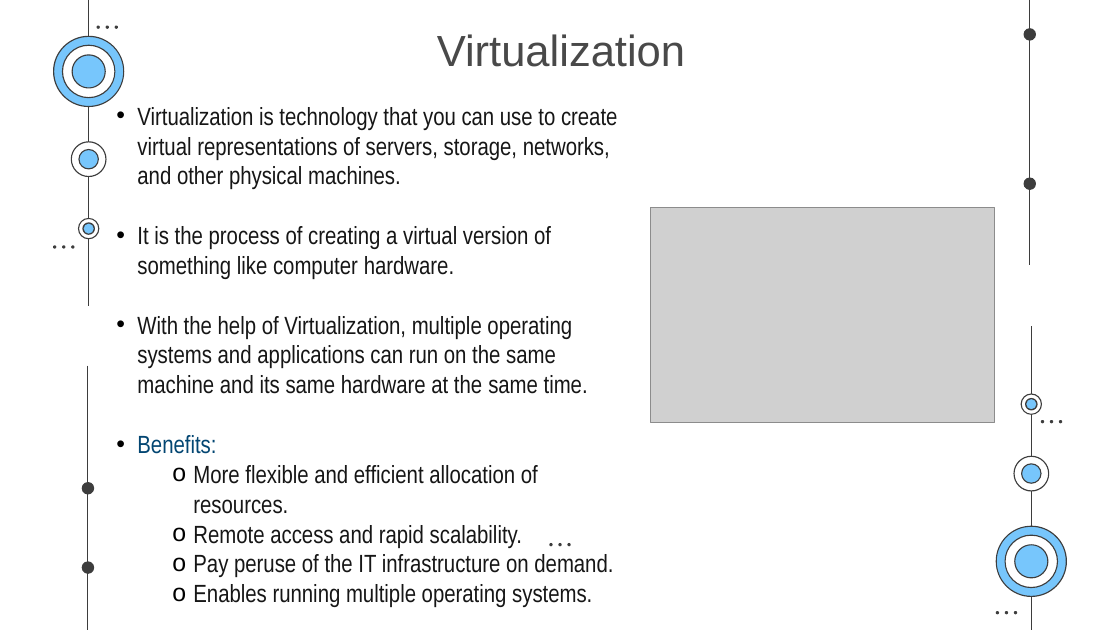
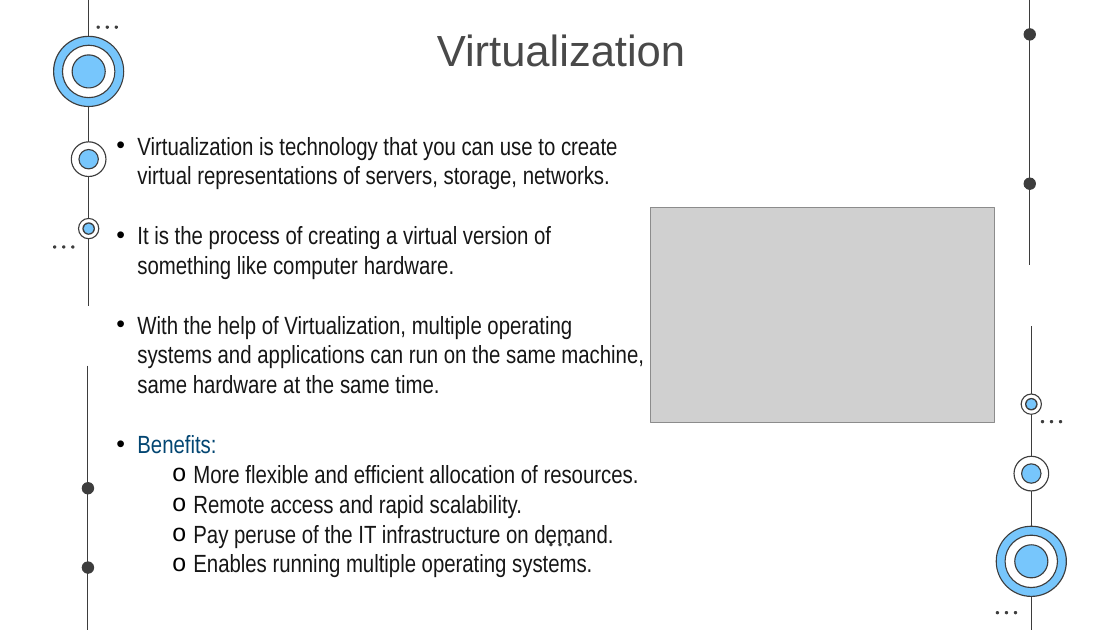
Before and after one commit to SaurabhYadav388/misc_works, a slide deck: slide 9 of Cloud_PPT/Shosau.pptx (slide 10 before the commit). Drawn at 1120x630 pixels with LibreOffice and Linux fonts; fonts in the diff are those of the drawing; grey boxes stand for pictures. Boxes give left, top, right and bottom in pixels: in the first picture for what was removed or moved away, otherwise in the second. Text is boxed around its words. In the diff, an @@ line names an element or a change of style, - is before the commit and + after.

```diff
--- a/Cloud_PPT/Shosau.pptx
+++ b/Cloud_PPT/Shosau.pptx
@@ text at bbox=[137, 137, 618, 189]: text changed @@
-• Virtualization is technology that you can use to create virtual representations of servers, storage, networks, and other physical machines.
+• Virtualization is technology that you can use to create virtual representations of servers, storage, networks.
@@ text at bbox=[137, 316, 644, 394]: text changed @@
-• With the help of Virtualization, multiple operating systems and applications can run on the same machine and its same hardware at the same time.
+• With the help of Virtualization, multiple operating systems and applications can run on the same machine, same hardware at the same time.
```
Also in this commit, not shown: 9 other slides changed, 3 slides added, 3 slides removed.
